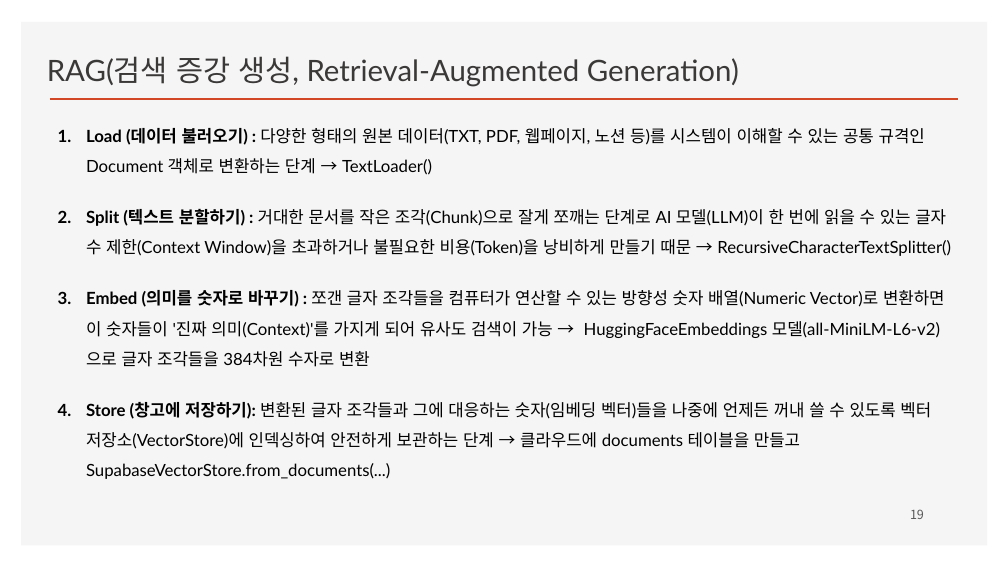
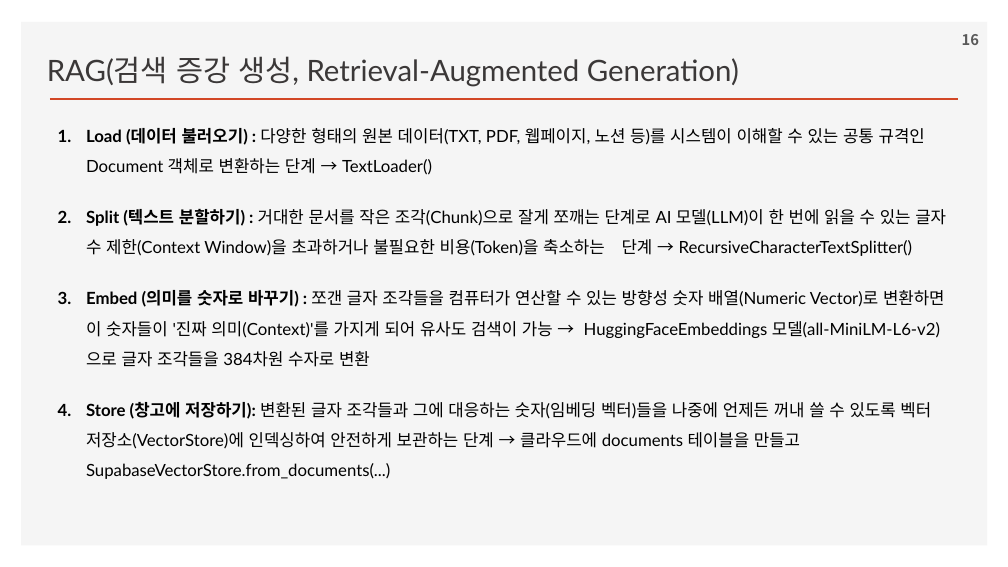
Before and after one commit to ancestor9/2026_Fall_Learning-Langchain-AI-Agent, a slide deck: slide 16 of CHAPTER 2 RAG Part I_Indexing Your Data.pptx (slide 19 before the commit). Drawn at 1008x567 pixels with LibreOffice and Linux fonts; fonts in the diff are those of the drawing; background and template pictures are left out. Boxes give left, top, right and bottom in pixels: in the first picture for what was removed or moved away, otherwise in the second. Text is boxed around its words. In the diff, an @@ line names an element or a change of style, - is before the commit and + after.

```diff
--- a/CHAPTER 2 RAG Part I_Indexing Your Data.pptx
+++ b/CHAPTER 2 RAG Part I_Indexing Your Data.pptx
@@ page number added at [962,34,979,45], 14 pt, text #595959, bold @@
+16
@@ text at [86,209,946,256]: text changed @@
-2. Split (텍스트 분할하기) : 거대한 문서를 작은 조각(Chunk)으로 잘게 쪼깨는 단계로 AI 모델(LLM)이 한 번에 읽을 수 있는 글자 수 제한(Context Window)을 초과하거나 불필요한 비용(Token)을 낭비하게 만들기 때문 → RecursiveCharacterTextSplitter()
+2. Split (텍스트 분할하기) : 거대한 문서를 작은 조각(Chunk)으로 잘게 쪼깨는 단계로 AI 모델(LLM)이 한 번에 읽을 수 있는 글자 수 제한(Context Window)을 초과하거나 불필요한 비용(Token)을 축소하는 단계 → RecursiveCharacterTextSplitter()
@@ page number removed at [910,509,924,519] @@
-19
```
Also in this commit, not shown: 16 other slides changed, 3 slides removed.
